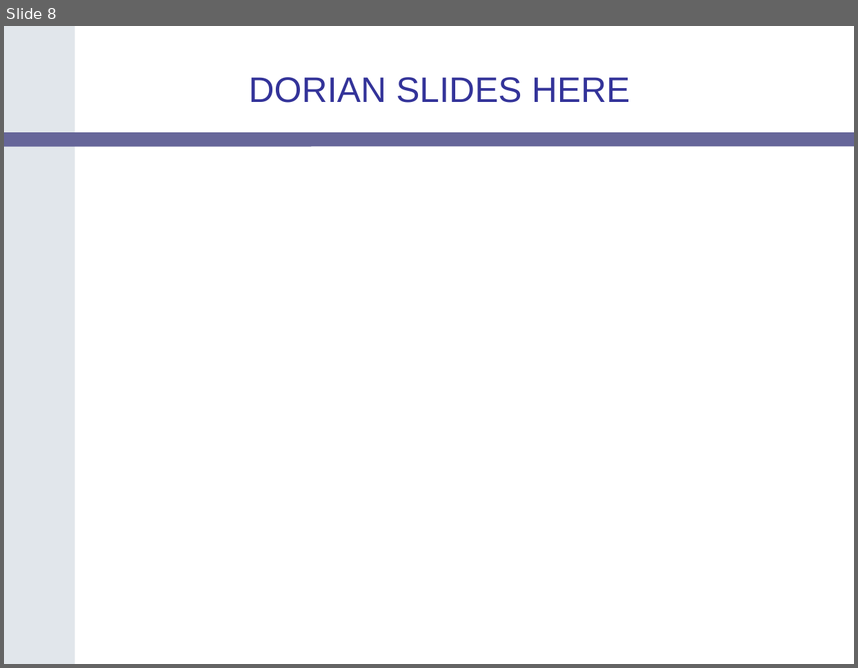
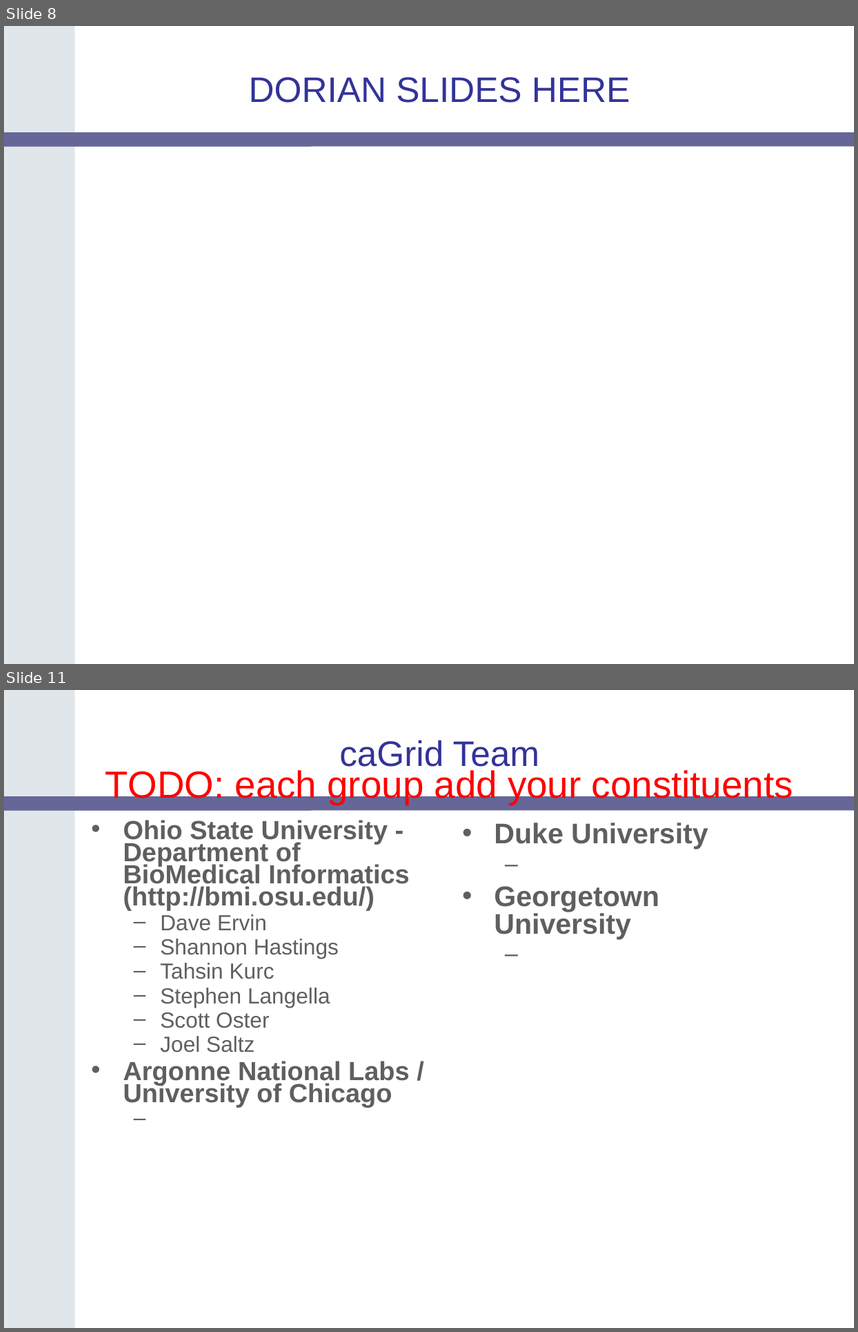
Before and after one commit to NCIP/cagrid-portal, a slide deck: cagrid-1-0/Documentation/presentations/200604_AnnualMeeting/caGrid-1.0-Demo.ppt. Shown one above the other, each under a label of ours: slide 8 before the commit, slides 8 and 11 after it; the slides between them are not shown. The pictures are 858x668 and 858x1332 pixels, drawn with LibreOffice and Linux fonts; fonts in the diff are those of the drawing; background and template pictures are left out. Boxes give left, top, right and bottom in pixels: in the first picture for what was removed or moved away, otherwise in the second. Text is boxed around its words. In the diff, an @@ line names an element or a change of style, - is before the commit and + after.

```diff
--- a/cagrid-1-0/Documentation/presentations/200604_AnnualMeeting/caGrid-1.0-Demo.ppt
+++ b/cagrid-1-0/Documentation/presentations/200604_AnnualMeeting/caGrid-1.0-Demo.ppt
@@ slide 11 added at [4, 690, 854, 1328], background #FFFFFF; not listed: 2 template elements that a slide beside it also shows @@
@@ title added at [339, 740, 539, 773], 30 pt, text #333399 @@
+caGrid Team
@@ text added at [105, 770, 793, 805], 32 pt, text #FF0000 @@
+TODO: each group add your constituents
@@ text added at [123, 820, 410, 1107], 22.2 pt, text #5F5F5F, bold @@
+• Ohio State University - Department of BioMedical Informatics (http://bmi.osu.edu/)
+  – Dave Ervin
+  – Shannon Hastings
+  – Tahsin Kurc
+  – Stephen Langella
+  – Scott Oster
+  – Joel Saltz
+• Argonne National Labs / University of Chicago
@@ text added at [494, 822, 708, 939], 24 pt, text #5F5F5F, bold @@
+• Duke University
+• Georgetown University
```
Also in this commit, not shown: 4 other slides added, 2 slides removed.
